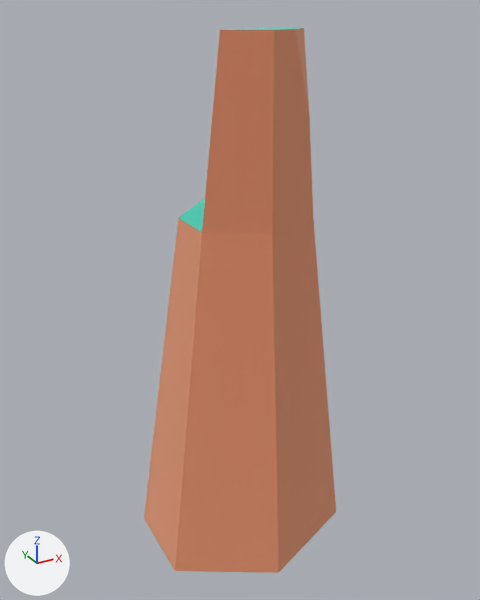
Two versions of the glTF model apps/client/public/env/kenney-nature-kit/rock_tallD.glb, one commit apart.
Camera for both pictures: a 50 mm lens placed at (-0.507, -0.879, 0.747), pointed at (-0.024, -0.001, 0.308). Lighting does not change. The marker at lower left points along +X, +Y and +Z. The first picture is the older version.

Names of what the first picture shows: 'rock_tallD'.
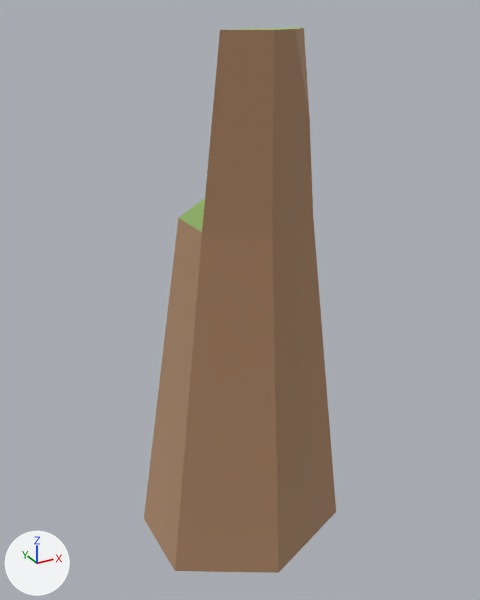
Where the newer file only moved an object's origin or applied its transform, the numbers keep the older frame.

What changed in the scene script:
```text
Change mat_grass:
    mat_grass.base_color: (0.173, 0.847, 0.722) -> (0.498, 0.698, 0.29)  # cyan #73eddd -> green #bbda93
Change mat_dirt:
    mat_dirt.base_color: (0.886, 0.514, 0.341) -> (0.612, 0.431, 0.29)  # beige #f2be9e -> beige #cdaf93
```

Location of each change, [x1, y1, x2, y2] in pixels of the pictures (480 x 600 px):
'rock_tallD', recoloured
    both: [144, 27, 336, 573]
